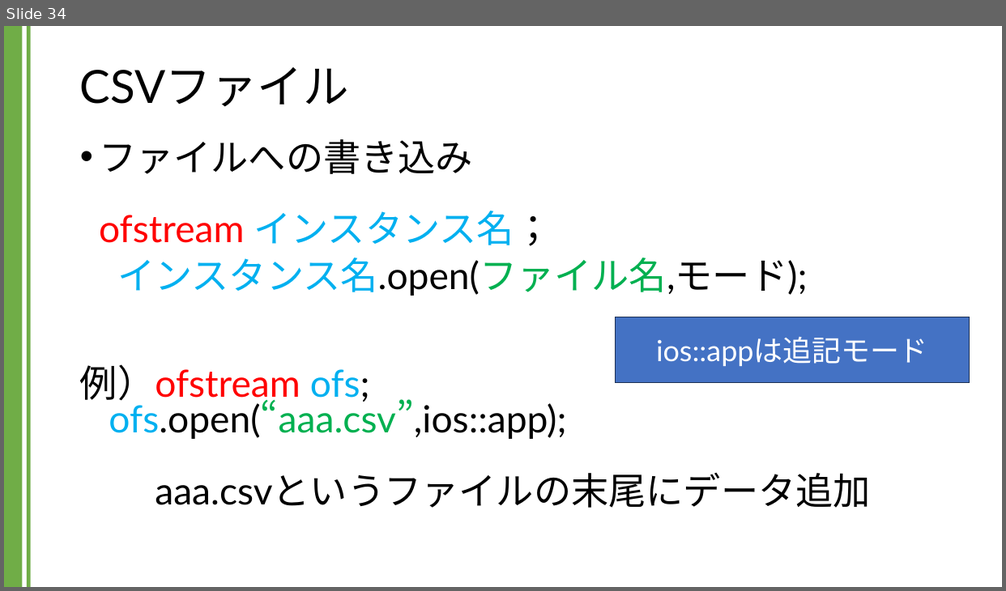
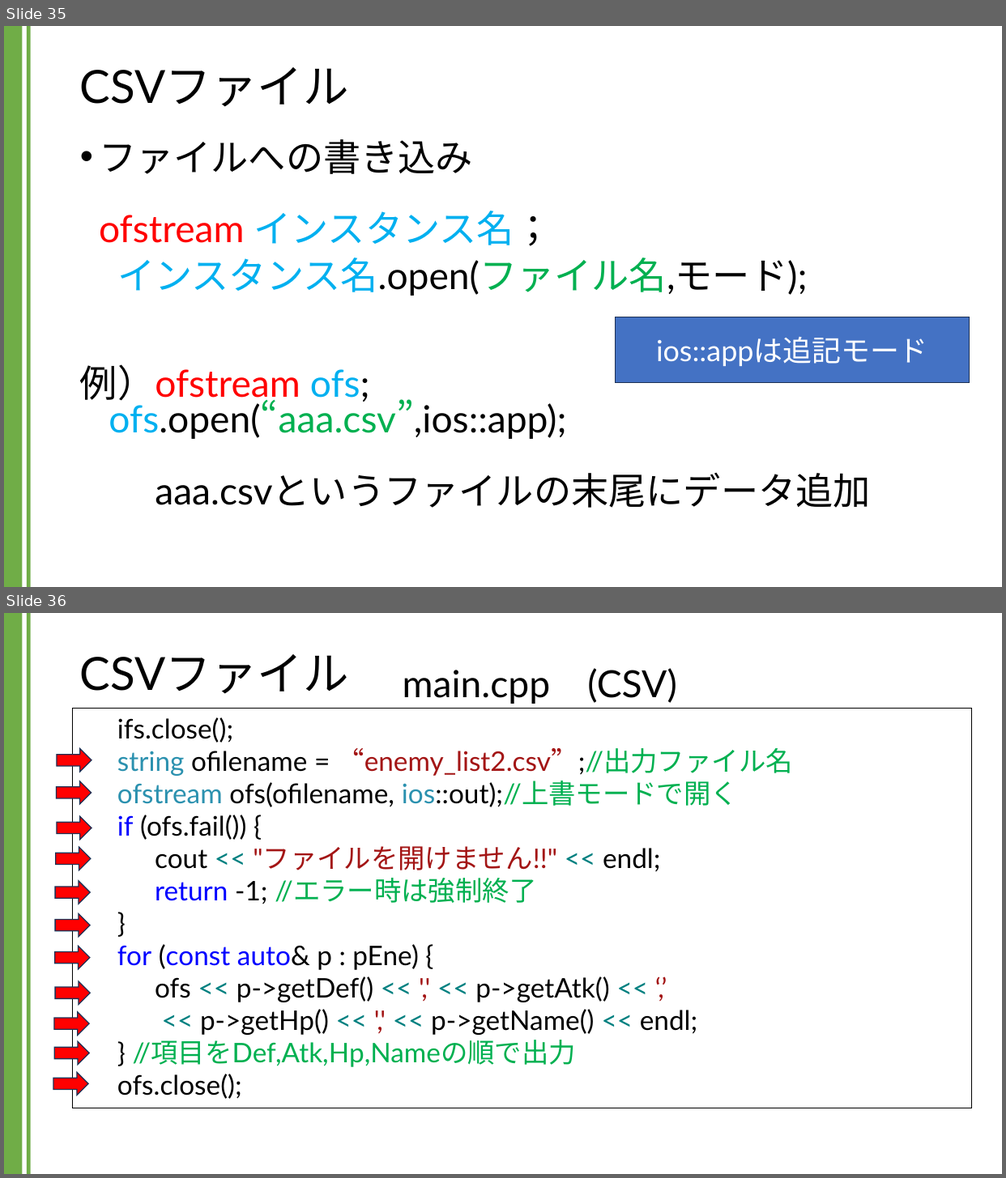
Before and after one commit to kic-murata/cpp2024, a slide deck: 授業資料/講義資料：CSVファイル.pptx. Shown one above the other, each under a label of ours: slide 34 before the commit, slides 35 and 36 after it. The pictures are 1006x591 and 1006x1178 pixels, drawn with LibreOffice and Linux fonts; fonts in the diff are those of the drawing. Boxes give left, top, right and bottom in pixels: in the first picture for what was removed or moved away, otherwise in the second. Text is boxed around its words. In the diff, an @@ line names an element or a change of style, - is before the commit and + after.

```diff
--- a/授業資料/講義資料：CSVファイル.pptx
+++ b/授業資料/講義資料：CSVファイル.pptx
@@ slide 36 added at <box>4,613,1002,1174</box>, background #FFFFFF; not listed: 2 template elements that a slide beside it also shows @@
@@ title added at <box>80,654,349,694</box>, 44 pt, text #000000 @@
+CSVファイル
@@ text added at <box>403,668,677,704</box>, 36 pt, text #000000 @@
+main.cpp (CSV)
@@ rectangle added at <box>73,708,972,1109</box>, outline #000000 0.75 pt, 26 pt, text #000000 @@
+ifs.close();
+string ofilename = “enemy_list2.csv”;//出力ファイル名
+ofstream ofs(ofilename, ios::out);//上書モードで開く
+if (ofs.fail()) {
+cout << "ファイルを開けません!!" << endl;
+return -1; //エラー時は強制終了
+}
+for (const auto& p : pEne) {
+ofs << p->getDef() << ',' << p->getAtk() << ‘,’
+<< p->getHp() << ',' << p->getName() << endl;
+} //項目をDef,Atk,Hp,Nameの順で出力
+ofs.close();
@@ right arrow added at <box>57,748,91,772</box>, fill #FF0000, outline #1E3256 1 pt @@
@@ right arrow added at <box>57,781,91,805</box>, fill #FF0000, outline #1E3256 1 pt @@
@@ right arrow added at <box>57,816,91,840</box>, fill #FF0000, outline #1E3256 1 pt @@
@@ right arrow added at <box>56,847,91,871</box>, fill #FF0000, outline #1E3256 1 pt @@
@@ right arrow added at <box>55,881,90,905</box>, fill #FF0000, outline #1E3256 1 pt @@
@@ right arrow added at <box>55,914,90,937</box>, fill #FF0000, outline #1E3256 1 pt @@
@@ right arrow added at <box>55,946,90,969</box>, fill #FF0000, outline #1E3256 1 pt @@
@@ right arrow added at <box>55,982,90,1004</box>, fill #FF0000, outline #1E3256 1 pt @@
@@ right arrow added at <box>54,1012,89,1035</box>, fill #FF0000, outline #1E3256 1 pt @@
@@ right arrow added at <box>54,1042,89,1065</box>, fill #FF0000, outline #1E3256 1 pt @@
@@ right arrow added at <box>53,1072,88,1096</box>, fill #FF0000, outline #1E3256 1 pt @@
@@ what was slide 34 is now slide 35 @@
```
Also in this commit, not shown: 3 slides changed, 2 other slides added.
